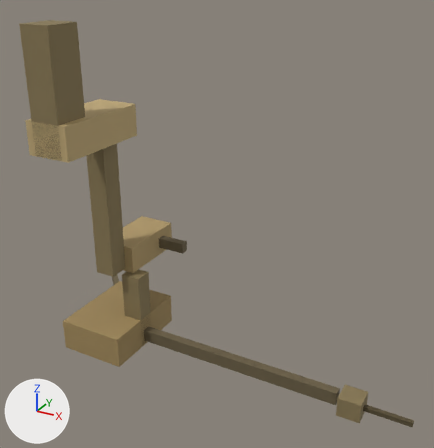
What one commit did to the glTF model assets/export/glB/OS_LOD1.glb.
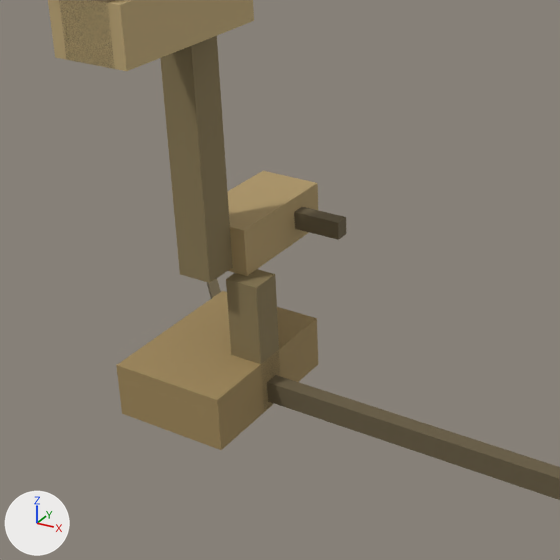
Each version is shown whole from a camera (50 mm lens) standing at (32.0, -33.5, 4.1) and looking at (9.6, 7.3, -16.3), then close up on the part from 0% to 70% of the width and 28% to 95% of the height. The lights are fixed; the arrows at lower left show +X, +Y and +Z. The older version's two pictures come first. Where no turn or scale is listed for an object, it has been applied to the vertices.

Objects in the first close-up: 'Chamber A', 'Chamber B', 'Chamber B Eastern Passage', 'Chamber I', 'East Corridor', 'Shaft A', 'Shaft B', 'Shaft C' and 1 more.
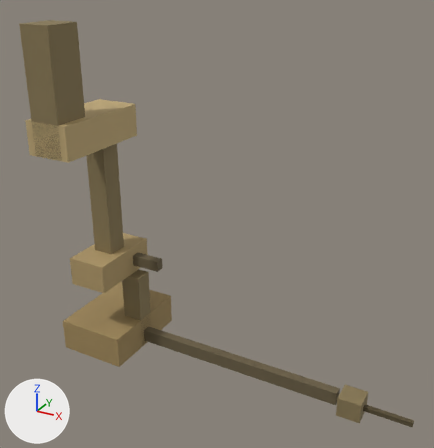
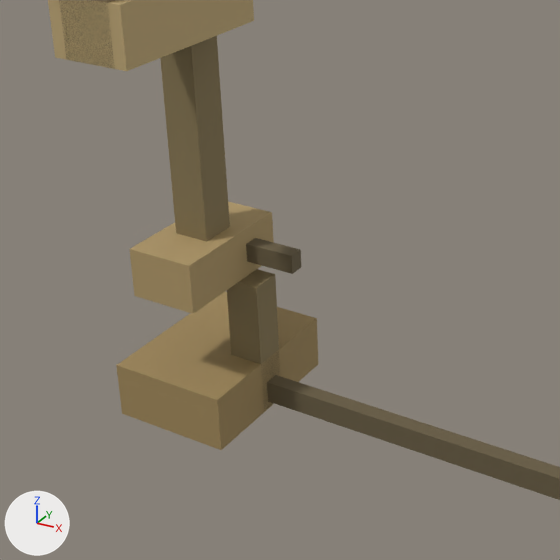
Pixel boxes [x1, y1, x2, y2] of what changed, in the close-ups (560 x 560 px):
'Chamber B', moved: before [227, 171, 318, 276]; after [130, 202, 274, 314]
'Chamber B Eastern Passage', moved: before [294, 207, 346, 240]; after [246, 238, 301, 274]

The edits, one by one:
Object 'Chamber B' (ob_chamber_b) moves from (-1.12, 10.35, -21.85) to (-1.12, 6.0, -21.85).
Object 'Chamber B Eastern Passage' (ob_chamber_b_eastern_passage) moves from (2.08, 11.8, -21.85) to (2.08, 7.45, -21.85).
